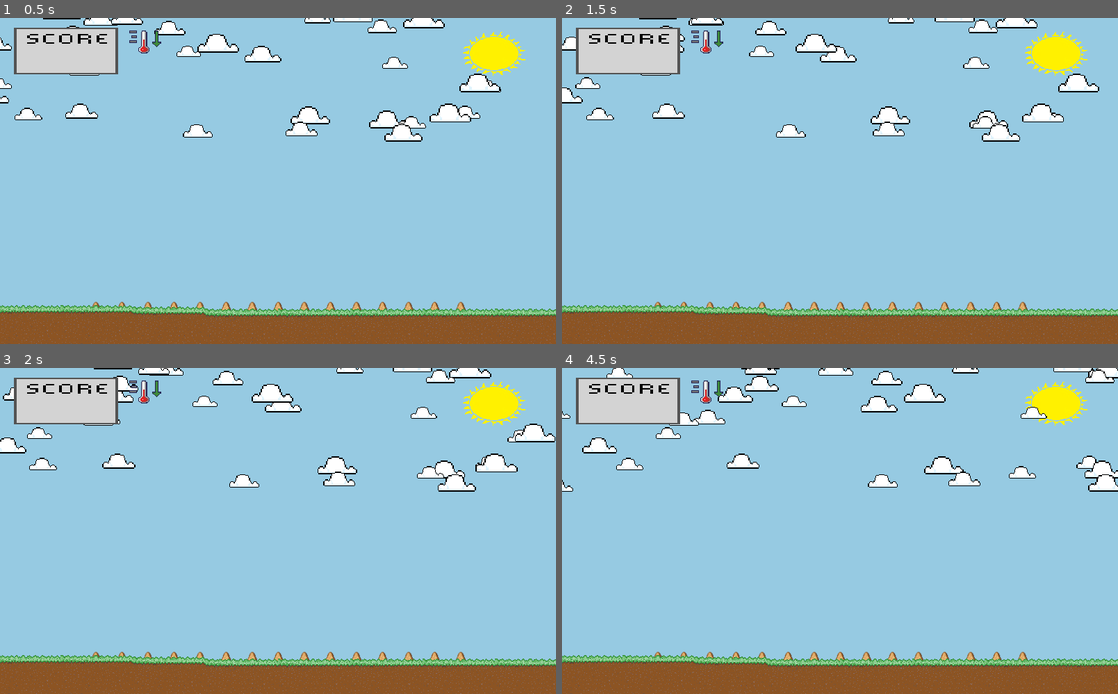
Above: before the commit, frames 1-4 (two rows, left to right).
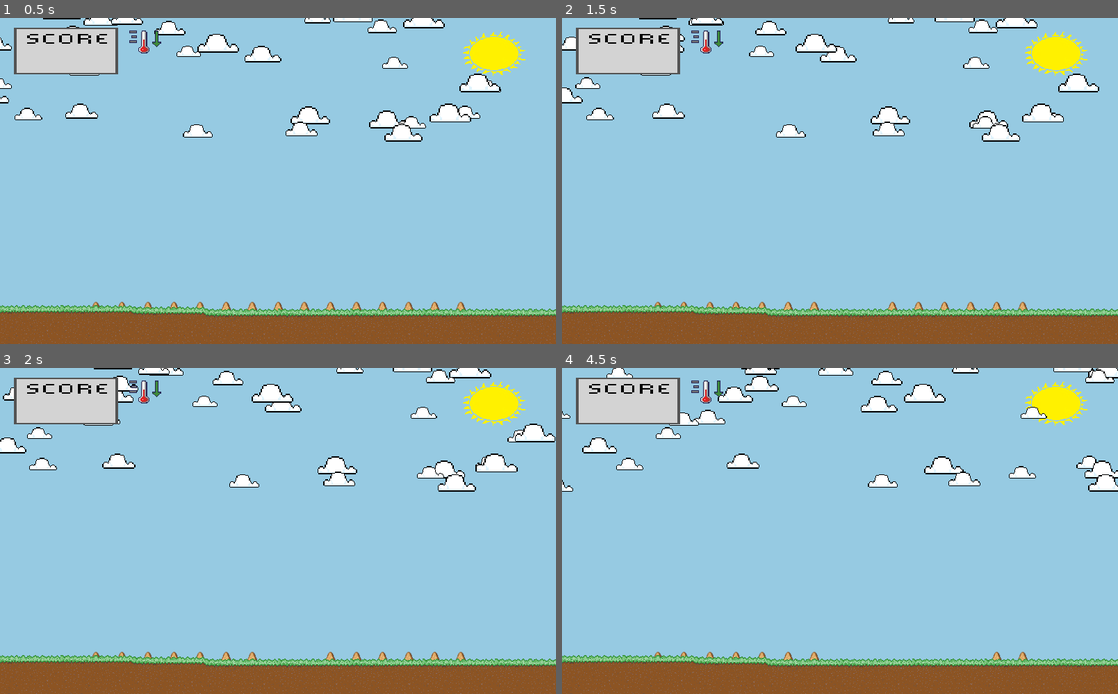
Above: after the commit, the same moments.

Repository: nfract/climate-crisis
Game: Godot game, scene res://Scenes/Minigame_1/minigame_1.tscn
Same seed, same stepped clock (60 frames per second), same inputs: the game is played once before the commit and once after it.
Inputs (mouse positions are in pixels of both pictures, inside the frame that each line leads up to):
- Up to frame 1 (0.5 s): no input
- Up to frame 2 (1.5 s): move the mouse to (840, 308) at 0.52 s; click (840, 308) at 0.6 s; move the mouse to (867, 308) at 1.27 s; click (867, 308) at 1.35 s
- Up to frame 3 (2 s): no input
- Up to frame 4 (4.5 s): move the mouse to (890, 658) at 2.02 s; click (890, 658) at 2.1 s; move the mouse to (917, 658) at 2.77 s; click (917, 658) at 2.85 s; move the mouse to (945, 658) at 3.52 s; click (945, 658) at 3.6 s; move the mouse to (973, 658) at 4.27 s; click (973, 658) at 4.35 s

Frame 1 is identical in both runs. In frame 2, less than 0.1% of the frame differs, in the area x 49-56%, y 86-90%; in frame 3, less than 0.1%; in frame 4, 0.2%, in the area x 49-75%, y 86-90%.

Commit message:
Added score and score iterates with clicks.

Diff:
--- /dev/null
+++ b/Global.gd
@@ -0,0 +1,4 @@
+extends Node
+
+
+var score = 0
--- /dev/null
+++ b/Scenes/Minigame_1/Score.gd
@@ -0,0 +1,5 @@
+extends Label
+
+
+func _process(delta):
+	self.text = str(Global.score)
--- a/Scenes/Minigame_1/Scripts/player.gd
+++ b/Scenes/Minigame_1/Scripts/player.gd
@@ -27,5 +27,7 @@
 # return true  = delete seed
 # return false = keep seed
 func on_seed_clicked(id, instance: Node2D):
-	print("Hello world" + str(id))
-	return false
+	#print("Hello world" + str(id))
+	Global.score += 1
+	print(Global.score)
+	return true
--- a/Scenes/Minigame_1/minigame_1.tscn
+++ b/Scenes/Minigame_1/minigame_1.tscn
@@ -8,6 +8,7 @@
 [ext_resource path="res://Scenes/Minigame_1/Scripts/cloud_spawner.gd" type="Script" id=6]
 [ext_resource path="res://Assets/sun.png" type="Texture" id=7]
 [ext_resource path="res://Assets/Moderate_Temp_Sprite.png" type="Texture" id=8]
+[ext_resource path="res://Scenes/Minigame_1/Score.gd" type="Script" id=9]
 
 [node name="world" type="Node2D"]
 
@@ -76,3 +77,8 @@
 
 [node name="seed_spawner" type="Node" parent="."]
 script = ExtResource( 1 )
+
+[node name="Score" type="Label" parent="."]
+margin_right = 40.0
+margin_bottom = 14.0
+script = ExtResource( 9 )
--- a/project.godot
+++ b/project.godot
@@ -23,6 +23,10 @@
 config/name="climate-crisis"
 run/main_scene="res://Scenes/Minigame_1/minigame_1.tscn"
 config/icon="res://icon.png"
+
+[autoload]
+
+Global="*res://Global.gd"
 
 [display]
 
Not shown: 1 places in Scenes/Minigame_1/minigame_1.tscn that only renumber resources
